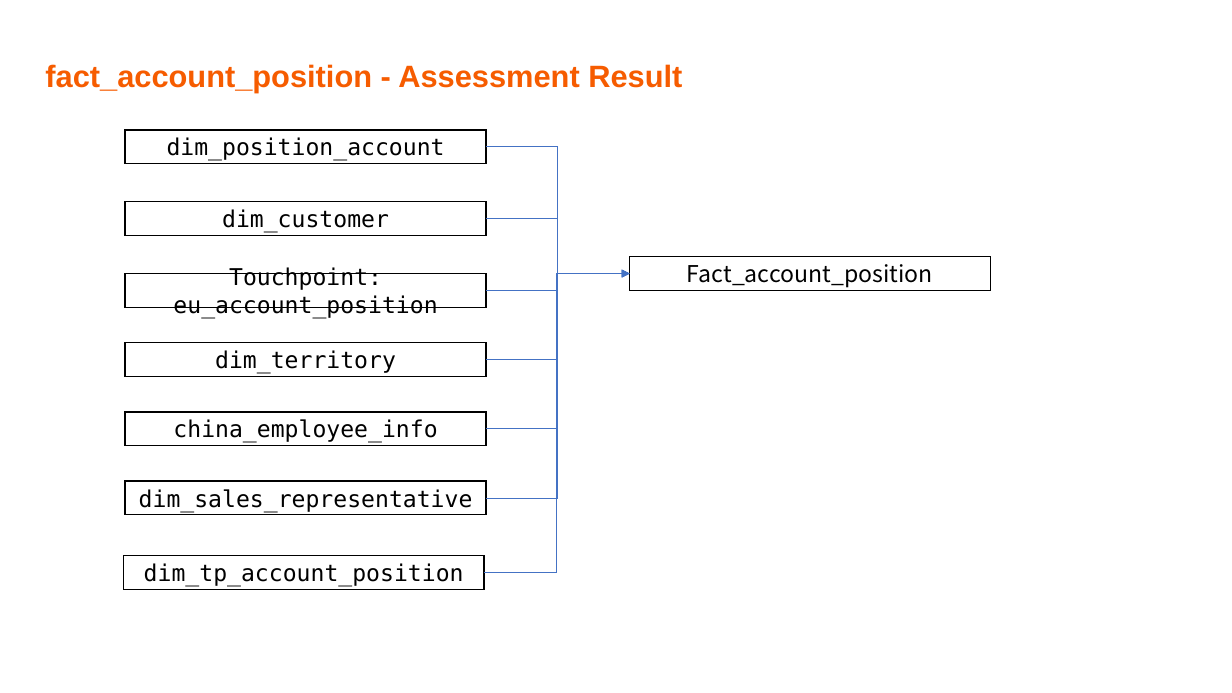
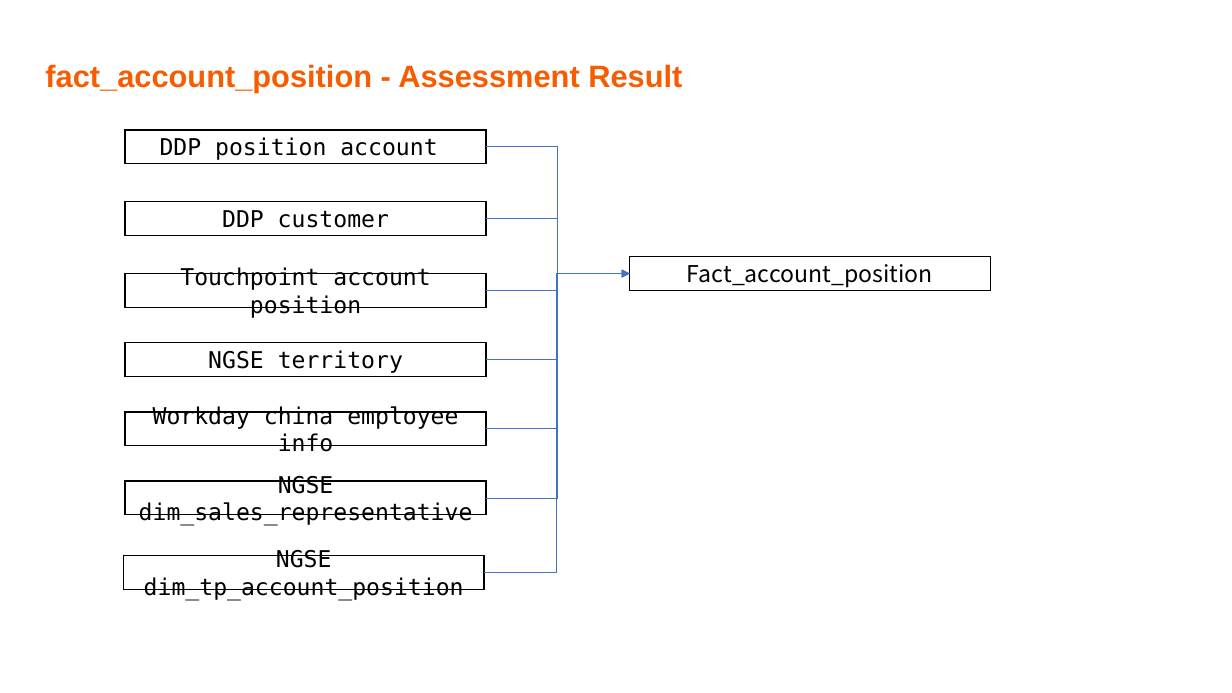
Before and after one commit to Ben202309141505/Documents, a slide deck: slide 40 of NGSE docs/NGSE China - Data Readiness Report_20231226_V0.1.pptx (slide 39 before the commit). Drawn at 1232x693 pixels with LibreOffice and Linux fonts; fonts in the diff are those of the drawing; background and template pictures are left out. Boxes give left, top, right and bottom in pixels: in the first picture for what was removed or moved away, otherwise in the second. Text is boxed around its words. In the diff, an @@ line names an element or a change of style, - is before the commit and + after.

```diff
--- a/NGSE docs/NGSE China - Data Readiness Report_20231226_V0.1.pptx
+++ b/NGSE docs/NGSE China - Data Readiness Report_20231226_V0.1.pptx
@@ text in rectangle at bbox=[160, 137, 437, 160]: text changed @@
-dim_position_account
+DDP position account
@@ text in rectangle at bbox=[222, 210, 389, 228]: text changed @@
-dim_customer
+DDP customer
@@ text in rectangle at bbox=[180, 267, 430, 318]: text changed @@
-Touchpoint: eu_account_position
+Touchpoint account position
@@ text in rectangle at bbox=[208, 350, 403, 373]: text changed @@
-dim_territory
+NGSE territory
@@ text in rectangle at bbox=[153, 406, 458, 452]: text changed @@
-china_employee_info
+Workday china employee info
@@ text in rectangle at bbox=[139, 476, 473, 526]: text changed @@
-dim_sales_representative
+NGSE dim_sales_representative
@@ text in rectangle at bbox=[144, 550, 464, 601]: text changed @@
-dim_tp_account_position
+NGSE dim_tp_account_position
```
Also in this commit, not shown: 7 other slides changed, 1 slide added.
